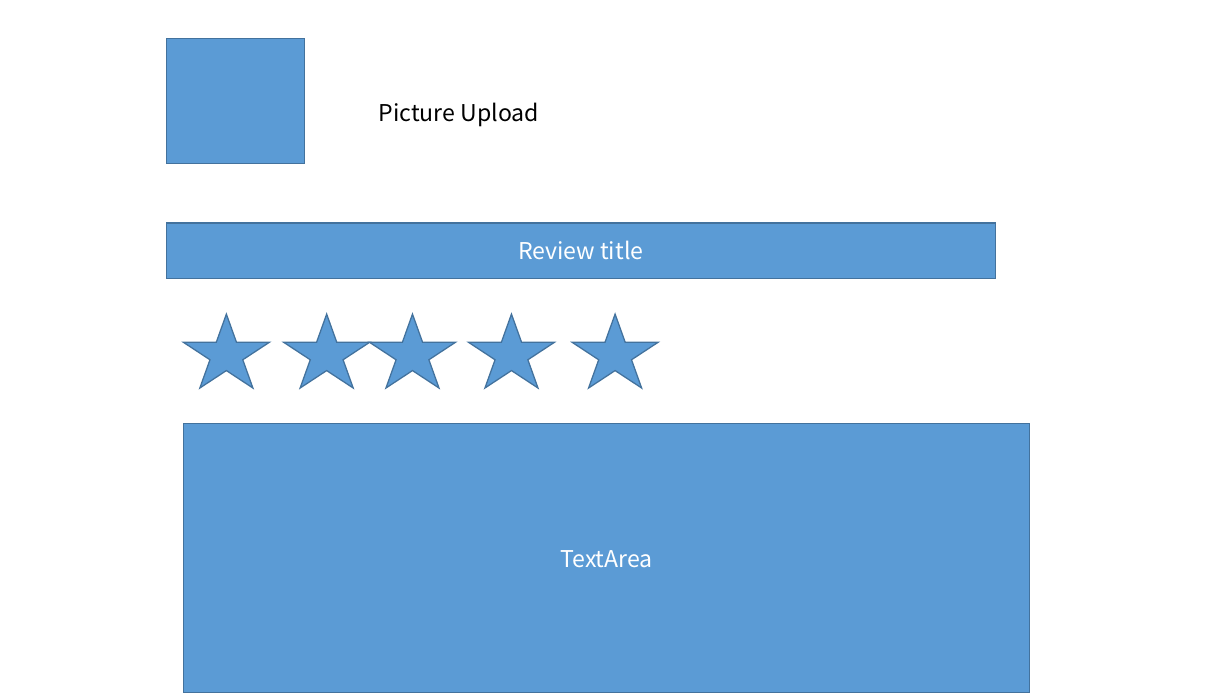
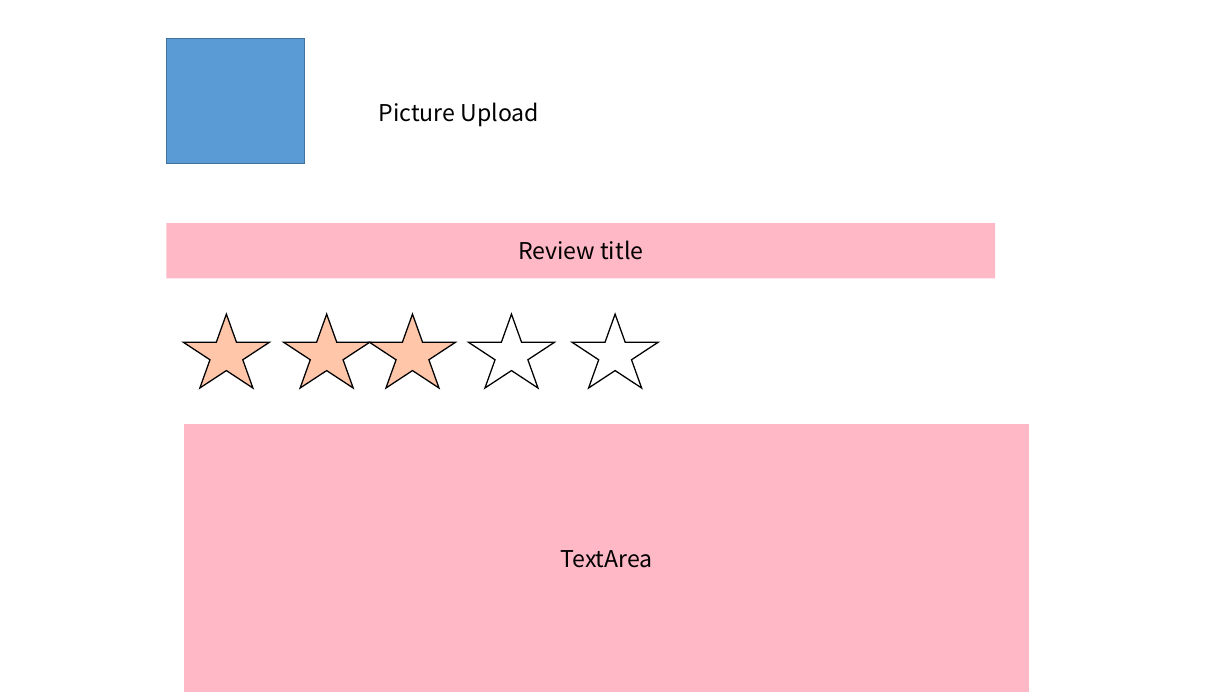
Before and after one commit to lectykim/sreview, a slide deck: slide 13 of hi/view powerpoint.pptx. Drawn at 1232x693 pixels with LibreOffice and Linux fonts; fonts in the diff are those of the drawing. Boxes give left, top, right and bottom in pixels: in the first picture for what was removed or moved away, otherwise in the second. Text is boxed around its words. In the diff, an @@ line names an element or a change of style, - is before the commit and + after.

Commit message:
change color

```diff
--- a/hi/view powerpoint.pptx
+++ b/hi/view powerpoint.pptx
@@ rectangle "Review title" at [166, 223, 995, 278]: text colour #FFFFFF to #000000; fill #5B9BD5 to #FFB9C6; outline #43739E 1 pt to none @@
@@ fill #5B9BD5 to #FFC6AA; outline #43739E 1 pt to #000000 1 pt in 3 elements at [184, 314, 270, 388], [284, 314, 370, 388], [370, 314, 456, 388] @@
@@ star at [469, 314, 555, 388]: fill #5B9BD5 to #FFFFFF; outline #43739E 1 pt to #000000 1 pt @@
@@ star at [572, 314, 658, 388]: fill #5B9BD5 to #FFFFFF; outline #43739E 1 pt to #000000 1 pt @@
@@ rectangle "TextArea" at [184, 424, 1031, 693]: text colour #FFFFFF to #000000; fill #5B9BD5 to #FFB9C6; outline #43739E 1 pt to #FFFFFF 1 pt @@
```
Also in this commit, not shown: 15 other slides changed.
